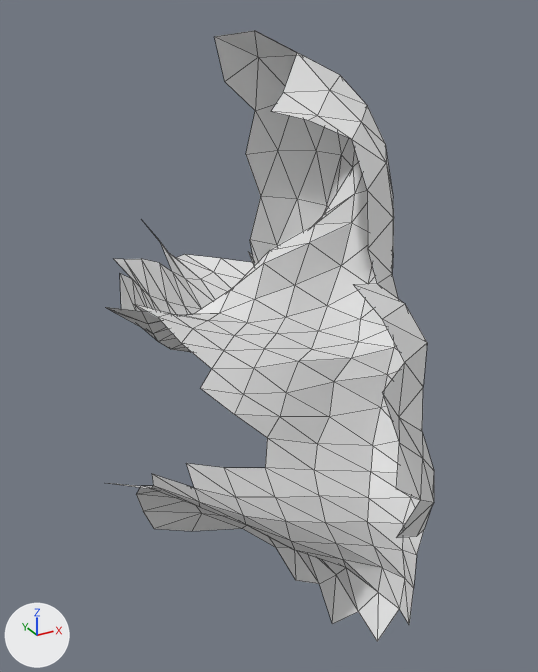
One commit to the glTF model data/brain_meshes/brocas_area.glb: the scene before it, then after it.
Rendered twice from a 50 mm camera at (0.401, -1.35, 0.159) aimed at (0.753, -0.709, -0.161). The lights are fixed; the arrows at lower left show +X, +Y and +Z. The older version comes first. Mesh edges are drawn as thin lines. Where no turn or scale is listed for an object, it has been applied to the vertices.

Objects in the first picture: 'geometry_0'.
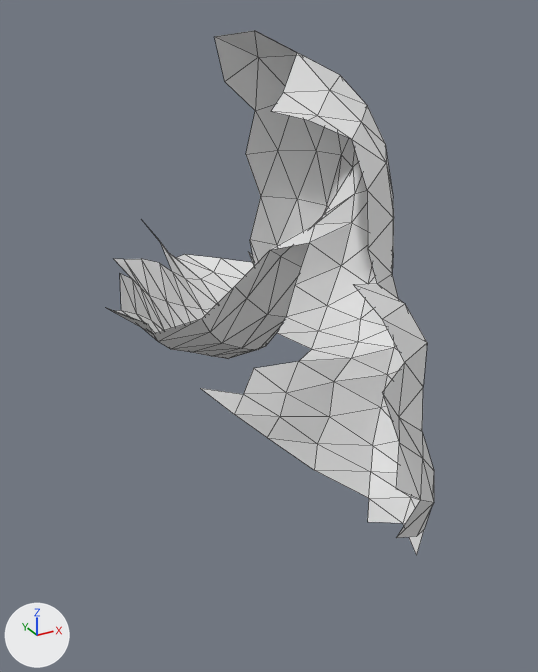
What differs and where, as boxes (x1, y1, x2, y2) in the pictures (538 x 672 px):
'geometry_0', reshaped (14% shorter)
    before: (106, 30, 434, 642)
    after: (108, 30, 434, 555)
part 1 of me_geometry_0, deleted
    before: (106, 243, 417, 642)

The change in detail:
me_geometry_0 is used by ob_geometry_0; location (0.0, 0.0, 0.0).
me_geometry_0 had 259 vertices, 434 faces and spanned x 0.533..0.919, y -0.984..-0.39, z -0.434..0.14.
me_geometry_0 now has 187 vertices, 301 faces and spans x 0.595..0.919, y -0.984..-0.39, z -0.309..0.14.
Part 1, on me_geometry_0:
72 vertices are removed from x 0.533..0.798, y -0.937..-0.679, z -0.434..-0.086.
133 faces are deleted.
